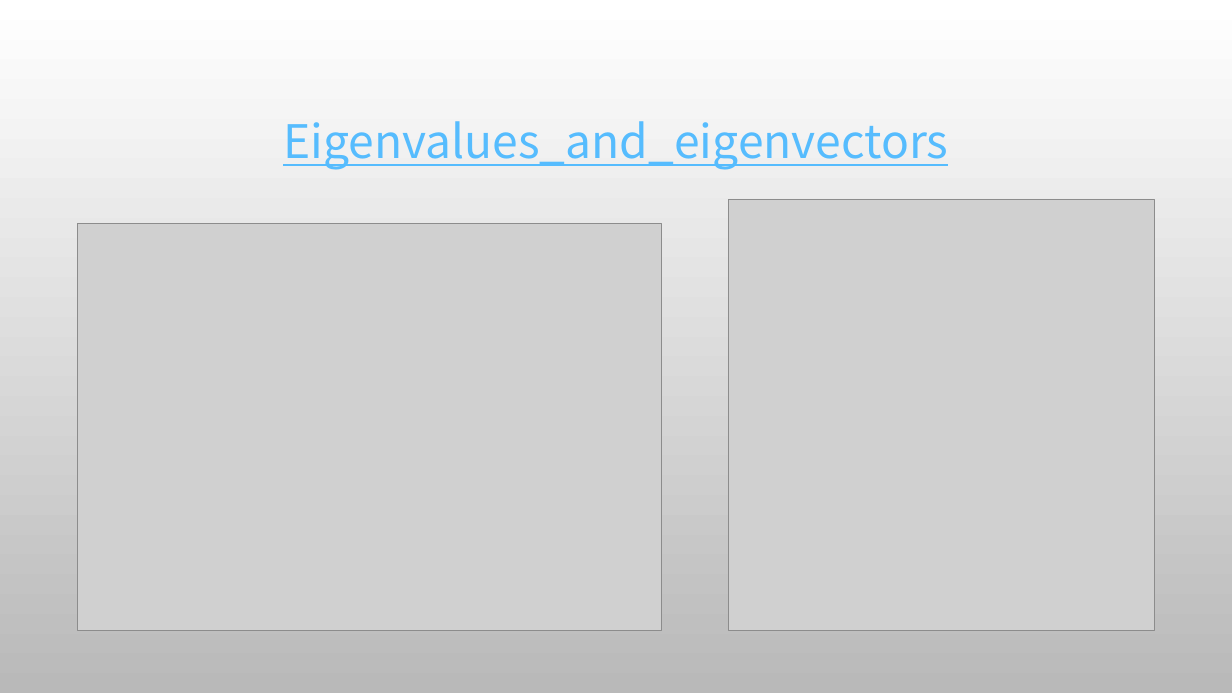
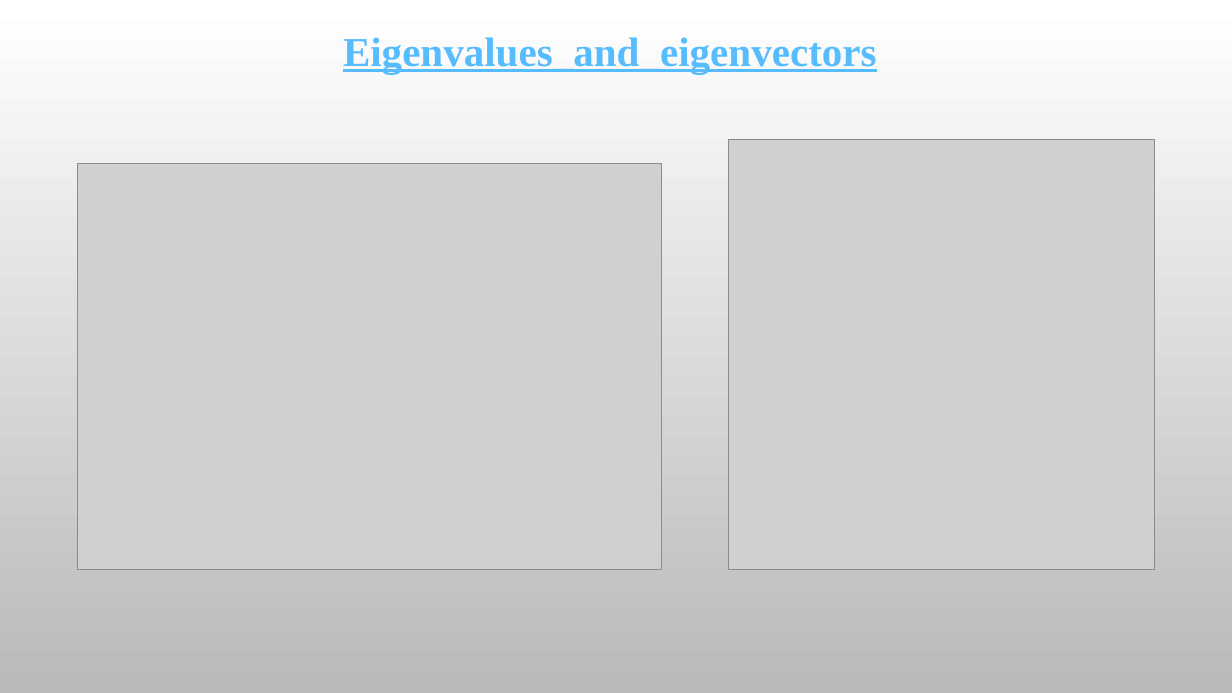
Before and after one commit to ancestor9/mathematics-for-machine-learning, a slide deck: slide 54 of 7_Applications of mathematics.pptx (slide 60 before the commit). Drawn at 1232x693 pixels with LibreOffice and Linux fonts; fonts in the diff are those of the drawing; grey boxes stand for pictures; background and template pictures are left out. Boxes give left, top, right and bottom in pixels: in the first picture for what was removed or moved away, otherwise in the second. Text is boxed around its words. In the diff, an @@ line names an element or a change of style, - is before the commit and + after.

```diff
--- a/7_Applications of mathematics.pptx
+++ b/7_Applications of mathematics.pptx
@@ text "Eigenvalues_and_eigenvectors": place and size @@
-text "Eigenvalues_and_eigenvectors" at bbox=[283, 121, 948, 170]
+text "Eigenvalues_and_eigenvectors" at bbox=[343, 37, 877, 74]
@@ text "Eigenvalues_and_eigenvectors" at bbox=[343, 37, 877, 74]: size 36 to 32 pt, font Noto Sans CJK KR to Times New Roman, bold on @@
@@ picture: place and size @@
-picture at bbox=[729, 200, 1154, 630]
+picture at bbox=[729, 140, 1154, 570]
@@ picture: place and size @@
-picture at bbox=[78, 224, 662, 630]
+picture at bbox=[78, 164, 662, 570]
```
Also in this commit, not shown: 6 other slides changed, 6 slides added, 11 slides removed.
